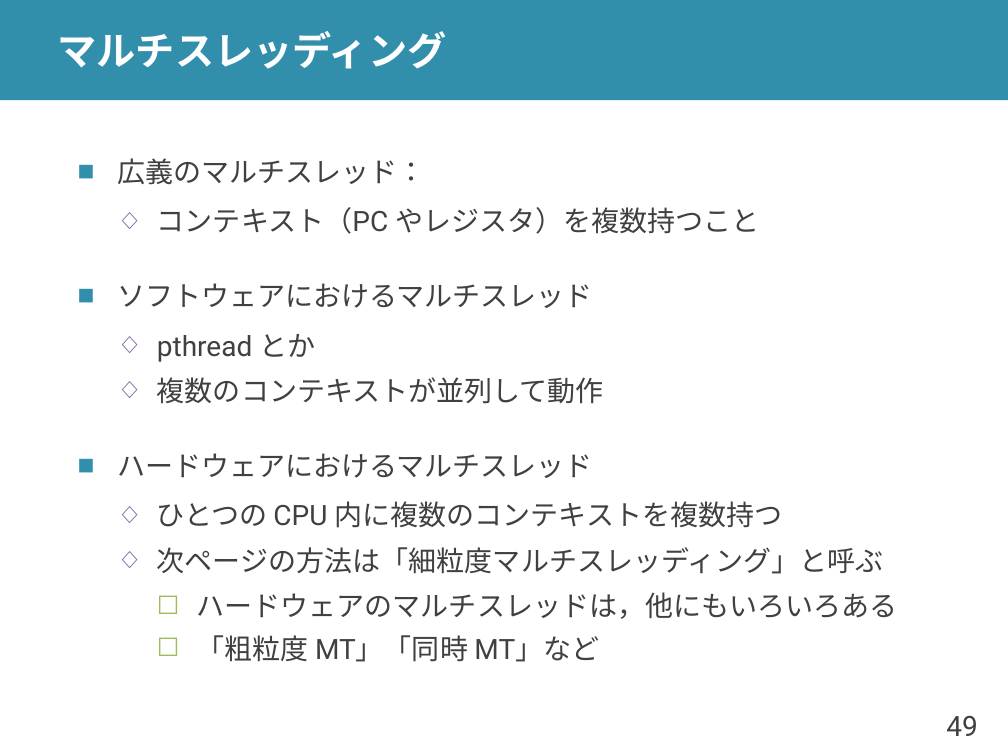
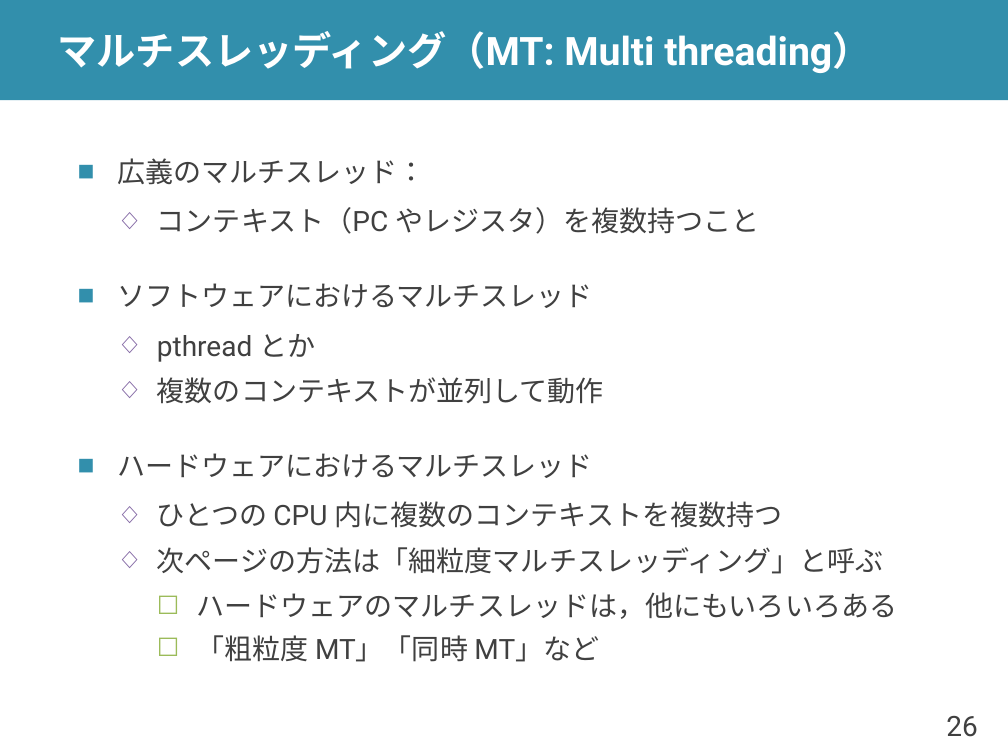
Before and after one commit to shioyadan/advanced-computer-organization, a slide deck: slide 26 of aco-shioya-05.pptx (slide 49 before the commit). Drawn at 1008x756 pixels with LibreOffice and Linux fonts; fonts in the diff are those of the drawing. Boxes give left, top, right and bottom in pixels: in the first picture for what was removed or moved away, otherwise in the second. Text is boxed around its words. In the diff, an @@ line names an element or a change of style, - is before the commit and + after.

```diff
--- a/aco-shioya-05.pptx
+++ b/aco-shioya-05.pptx
@@ title at bbox=[58, 31, 871, 73]: text changed @@
-マルチスレッディング
+マルチスレッディング（MT: Multi threading）
@@ page number at bbox=[946, 716, 977, 737]: text changed @@
-49
+26
```
Also in this commit, not shown: 7 other slides changed, 20 slides added, 22 slides removed, 3 other files.
